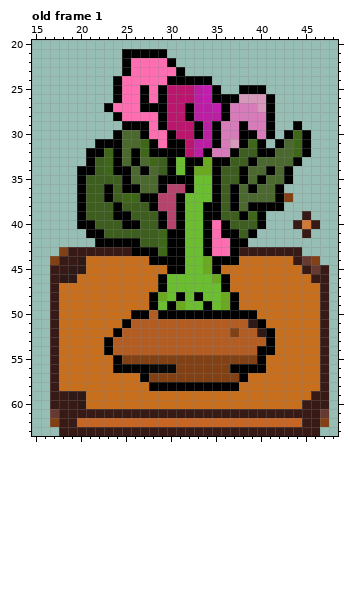
One commit to this pixel-art file: Assets/ArtStuff/Plants/Mutabin.aseprite. That is the earlier state.
64x64 pixels, 1 frame. Colours within 5 levels of each other are drawn and written as one. Shown: old frame 1: x 15..48, y 20..63. The commit also changed other frames, which this record leaves out.
The result:
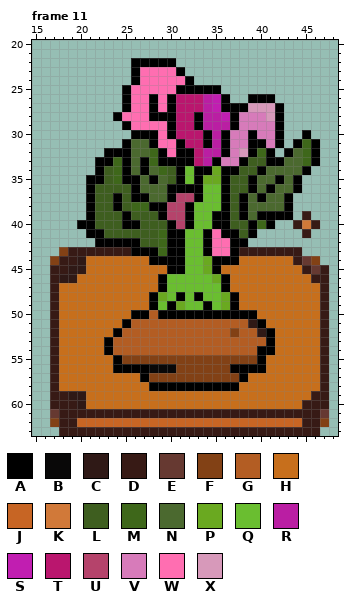
Palette (. is transparent): A #000000  B #090808  C #2f1916  D #371a15  E #663931  F #824115  G #b35d23  H #c76f1c  J #c76524  K #d17939  L #3e5e1f  M #3e671a  N #4b692f  P #6aa920  Q #6abe30  R #ba1ea3  S #c11eb1  T #ba166e  U #b5436b  V #d77bba  W #ff6eb1  X #d799ba
A new or re-ordered frame is compared with the old frame closest to it.
Diff:
frames 1 -> 30
--- frame 11 is new; against old frame 1, layer "Too LIp"
@@ x 15..48 @@
 20 ..................................
-21 ..........AAAAA...................
-22 ..........AWWWWA..................
-23 ..........AWWWWWA.................
-24 .........AWWWWWAAAAA..............
-25 .........AWWAWATTTRSA..AAA........
-26 .........AWWAWATTTRSAAAXXXA.......
-27 ........AWWWAAATTARRSAVVVXA.......
-28 .........AWWWWATTARRRAVVVVA.......
-29 ..........AAAWATTTARAVVAVVA..A....
-30 .........ANNAWWATTARAVVAAVA.AMA...
-31 .......AAANNMAWAATRRAVXAMA.ANMA...
-32 ......AAMANAMAAAATRAVVALLAANNMA...
-33 ......ALMANANMLAQAAPAALLANNNNA....
-34 .....AALMAANANLAQAPPALLANNANA.....
-35 .....ALLLLANNNAAAAQQALLANANNA.....
-36 .....ALLALAANNAUUAQQALANANNA......
-37 .....ALLALMMAAUUAQQQALANNNNAF.....
-38 .....ALLLALLLAUUAQQAALANAAAA......
-39 .....ALLLAALLLAUAQQAALLAMA....D...
-40 .....AALLLAALLAUAQQAWALLLA...DKD..
+21 ..................................
+22 ...........AAAAA..................
+23 ...........AWWWWA.................
+24 ...........AWWWWWA................
+25 ..........AWWWWWAAAAA.............
+26 ..........AWWAWATTTRSA..AAA.......
+27 ..........AWWAWATTTRSAAAXXXA......
+28 .........AWWWAAATTARRSAVVVXA......
+29 ..........AWWWWATTARRRAVVVVA......
+30 ...........AAAWATTTARAVVAVVA..A...
+31 ..........ANNAWWATTARAVVAAVA.AMA..
+32 ........AAANNMAWAATRRAVXAMA.ANMA..
+33 .......AAMANAMAAAATRAVVALLAANNMA..
+34 .......ALMANANMLAQAAPAALLANNNNA...
+35 ......AALMAANANLAQAPPALLANNANA....
+36 ......ALLLLANNNAAAAQQALLANANNA....
+37 ......ALLALAANNAUUAQQALANANNA.....
+38 ......ALLALMMAAUUAQQQALANNNNA.....
+39 ......ALLLALLLAUUAQQAALANAAAA.D...
+40 .....AALLLAALLLAUAQQAALLAMA..DKD..
 41 ......AALLLLLLMAAQQAWAALA.....D...
Pixel boxes of the changes (left, top, right, bottom) in both pictures:
changed: (77, 49, 320, 229)
